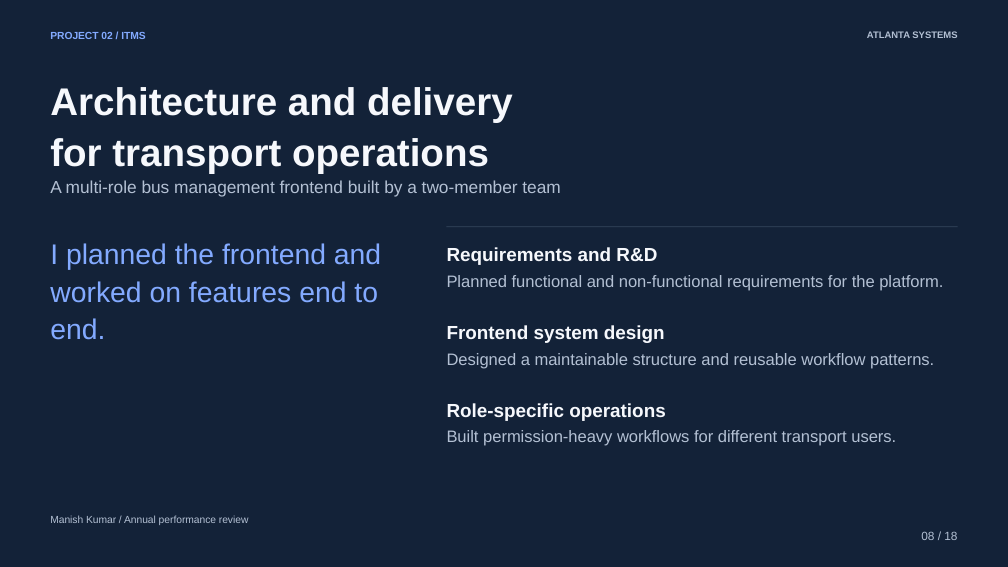
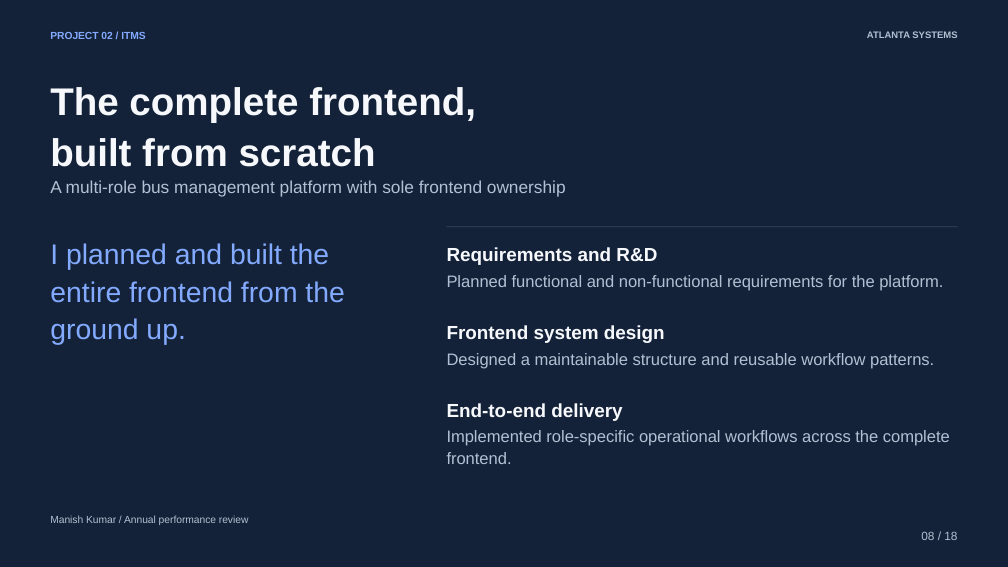
Before and after one commit to atlanta-manish/Atlanta-one-year-ppt, a slide deck: slide 8 of Atlanta-Year-One.pptx. Drawn at 1008x567 pixels with LibreOffice and Linux fonts; fonts in the diff are those of the drawing. Boxes give left, top, right and bottom in pixels: in the first picture for what was removed or moved away, otherwise in the second. Text is boxed around its words. In the diff, an @@ line names an element or a change of style, - is before the commit and + after.

```diff
--- a/Atlanta-Year-One.pptx
+++ b/Atlanta-Year-One.pptx
@@ text at <box>50,87,476,167</box>: text changed @@
-Architecture and delivery
-for transport operations
+The complete frontend,
+built from scratch
@@ text at <box>50,180,566,197</box>: text changed @@
-A multi-role bus management frontend built by a two-member team
+A multi-role bus management platform with sole frontend ownership
@@ text at <box>50,243,344,345</box>: text changed @@
-I planned the frontend and worked on features end to end.
+I planned and built the entire frontend from the ground up.
@@ text at <box>447,403,622,421</box>: text changed @@
-Role-specific operations
+End-to-end delivery
@@ text at <box>447,430,950,464</box>: text changed @@
-Built permission-heavy workflows for different transport users.
+Implemented role-specific operational workflows across the complete frontend.
```
Also in this commit, not shown: 10 other slides changed, 6 other files.
